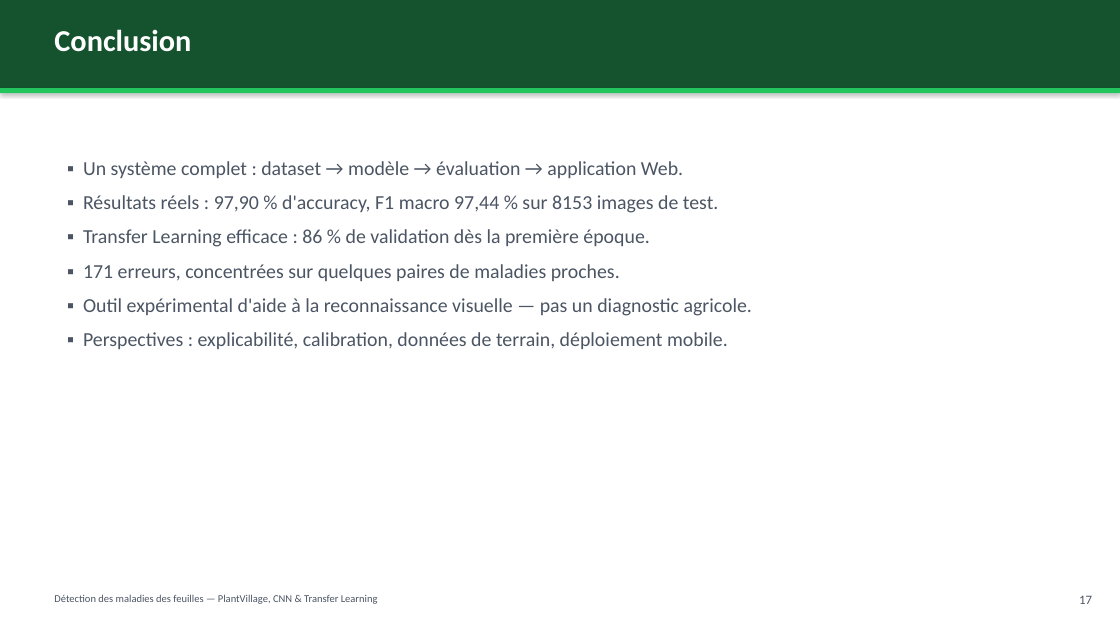
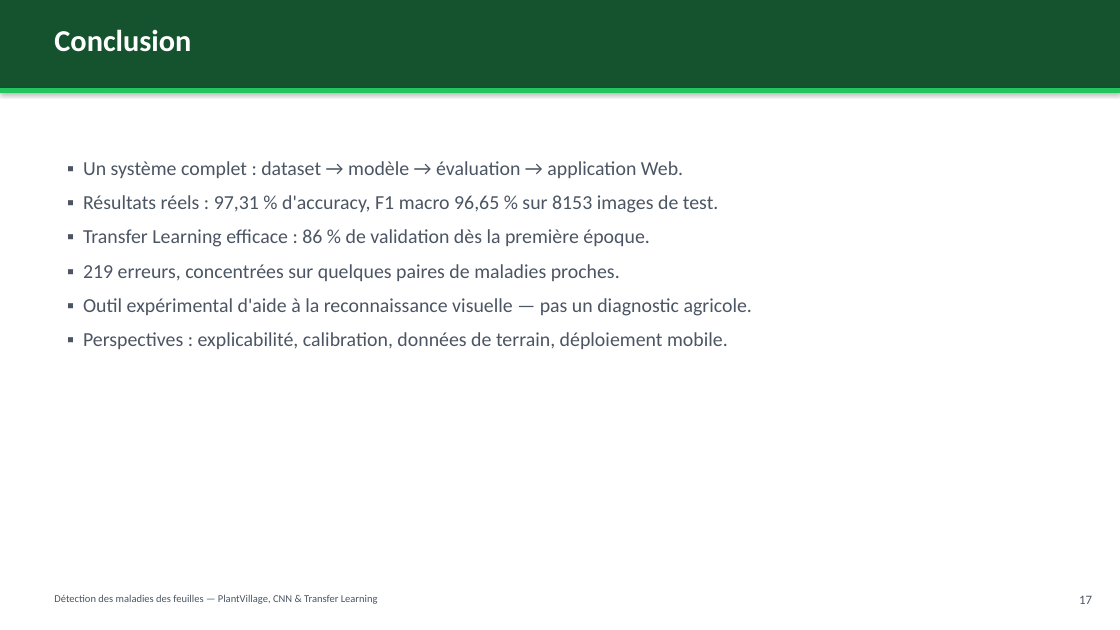
Before and after one commit to Haitam-Elouali/DeepLearning, a slide deck: slide 18 of docs/presentation/presentation_soutenance.pptx. Drawn at 1120x630 pixels with LibreOffice and Linux fonts; fonts in the diff are those of the drawing. Boxes give left, top, right and bottom in pixels: in the first picture for what was removed or moved away, otherwise in the second. Text is boxed around its words. In the diff, an @@ line names an element or a change of style, - is before the commit and + after.

Commit message:
Reentrainer le modele sur le split corrige et regenerer tous les livrables
- Entrainement complet (45 epoques : 30 en phase 1, 15 en fine-tuning) avec le
  pipeline de pretraitement unifie ; 475 min + 258 min sur CPU (environ 12 h).
- Meilleure accuracy de validation 97,02 % (epoque 39) contre 95,31 % en fin de
  phase 1 ; 19 couches degelees dont 10 porteuses de poids.
- Evaluation sur le jeu de test (8 153 images) : accuracy 97,31 %, precision
  macro 96,72 %, rappel macro 96,68 %, F1 macro 96,65 %, 219 erreurs (2,69 %).
- Metriques, matrices (effectifs et pourcentage), courbes et predictions
  regenerees a partir de ce modele.
- README, fiche experimentale, rapport (Word, LaTeX, PDF), diaporama et tableaux
  d'epoques realignes sur les nouvelles mesures et les durees reelles.

```diff
--- a/docs/presentation/presentation_soutenance.pptx
+++ b/docs/presentation/presentation_soutenance.pptx
@@ text at <box>83,195,719,213</box>: text changed @@
-▪ Résultats réels : 97,90 % d'accuracy, F1 macro 97,44 % sur 8153 images de test.
+▪ Résultats réels : 97,31 % d'accuracy, F1 macro 96,65 % sur 8153 images de test.
@@ text at <box>83,264,620,281</box>: text changed @@
-▪ 171 erreurs, concentrées sur quelques paires de maladies proches.
+▪ 219 erreurs, concentrées sur quelques paires de maladies proches.
```
Also in this commit, not shown: 7 other slides changed, 26 other files.
